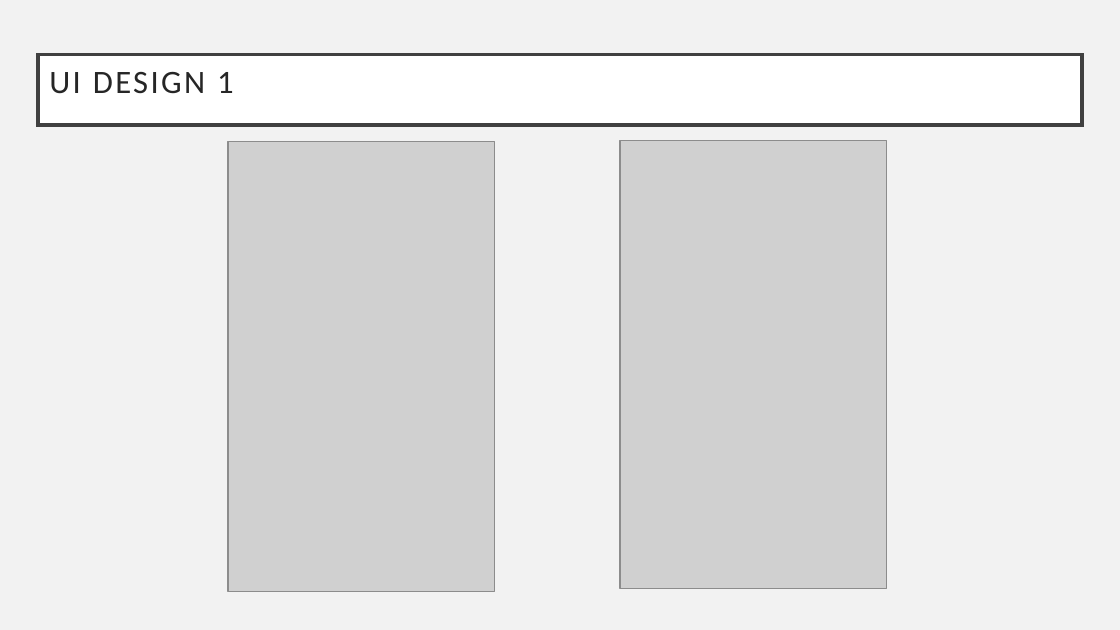
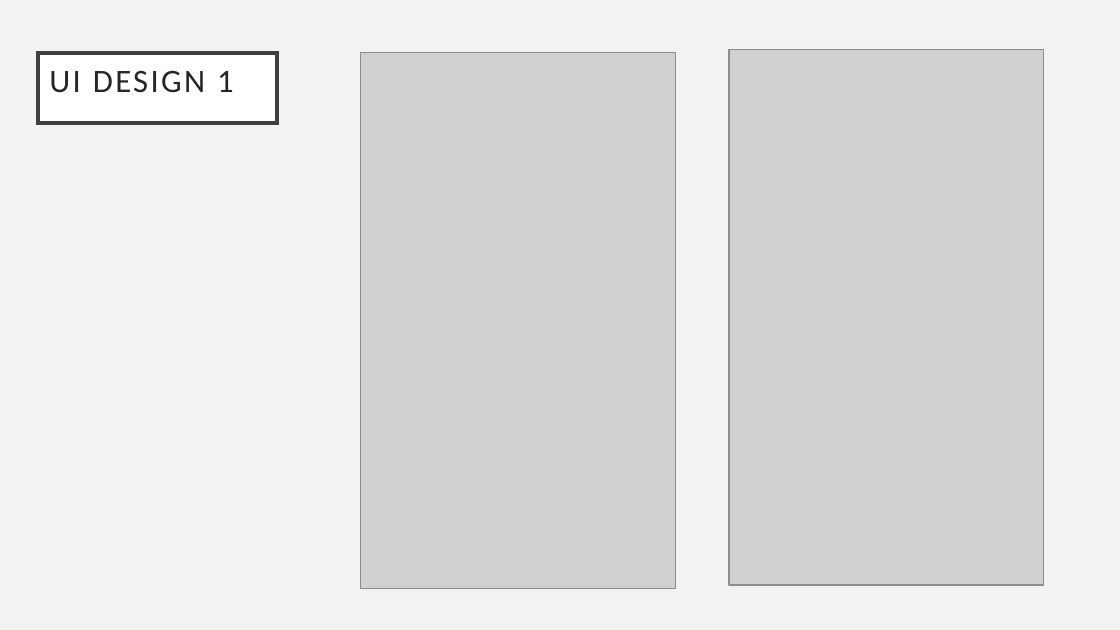
Before and after one commit to annie0sc/gdp_group4, a slide deck: slide 4 of GDP.pptx. Drawn at 1120x630 pixels with LibreOffice and Linux fonts; fonts in the diff are those of the drawing; grey boxes stand for pictures. Boxes give left, top, right and bottom in pixels: in the first picture for what was removed or moved away, otherwise in the second. Text is boxed around its words. In the diff, an @@ line names an element or a change of style, - is before the commit and + after.

```diff
--- a/GDP.pptx
+++ b/GDP.pptx
@@ title "UI DESIGN 1" resized from (x1=38, y1=55, x2=1082, y2=125) to (x1=38, y1=53, x2=277, y2=123) @@
@@ picture resized from (x1=228, y1=141, x2=495, y2=591) to (x1=361, y1=53, x2=675, y2=588) @@
@@ picture resized from (x1=620, y1=140, x2=887, y2=588) to (x1=729, y1=49, x2=1044, y2=585) @@
```
Also in this commit, not shown: 7 other slides changed.
